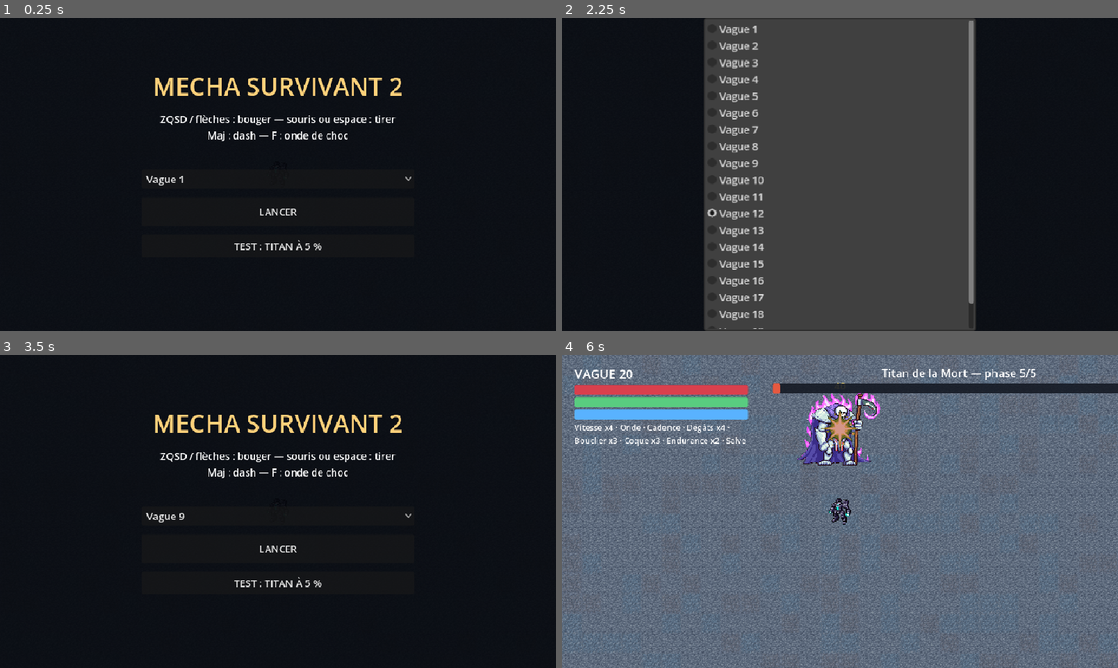
Above: before the commit, frames 1-4 (two rows, left to right).
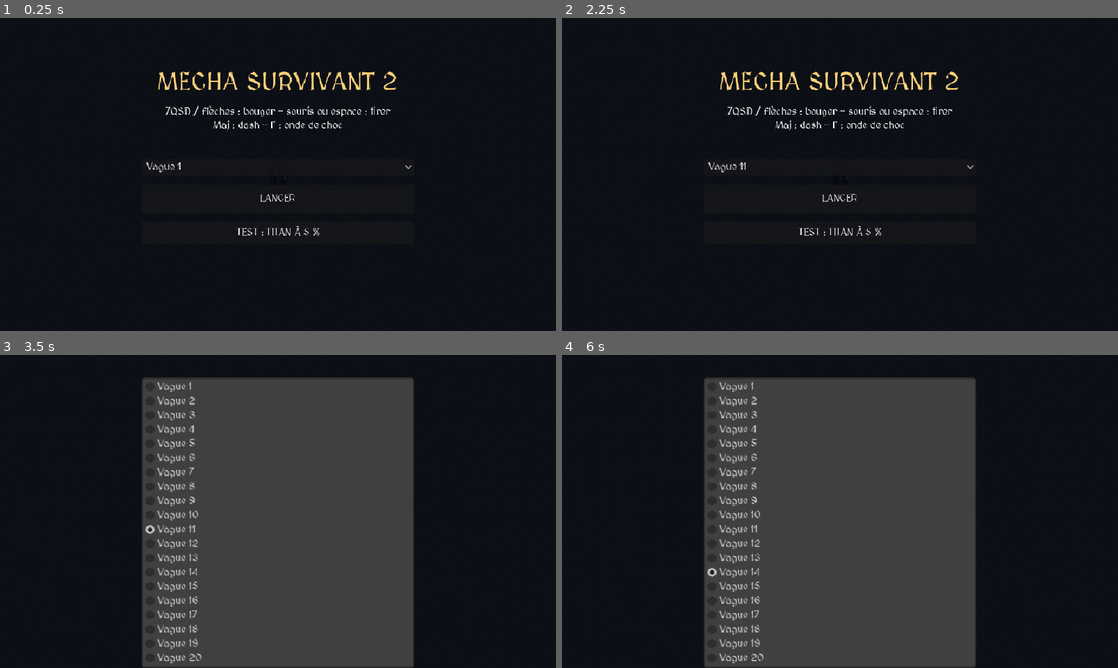
Above: after the commit, the same moments.

Repository: Gungagungi/games
Game: Godot game, scene res://scenes/main.tscn
Same seed, same stepped clock (60 frames per second), same inputs: the game is played once before the commit and once after it.
Inputs (mouse positions are in pixels of both pictures, inside the frame that each line leads up to):
- Up to frame 1 (0.25 s): no input
- Up to frame 2 (2.25 s): click "Vague 1" at 0.5 s; click "LANCER" at 1.25 s; click (840, 177) at 2 s, where only the run before the commit has a clickable "Vague 12"
- Up to frame 3 (3.5 s): click (278, 505) at 2.75 s, where only the run after the commit has a clickable "Vague 11"
- Up to frame 4 (6 s): click (840, 514) at 3.5 s, where only the run before the commit has a clickable "Vague 9"; click (840, 505) at 4.25 s, where only the run after the commit has a clickable "Vague 10"; click "TEST : TITAN À 5 %" at 5 s; click (840, 505) at 5.75 s, where only the run after the commit has a clickable "Vague 14"

The runs differ from the first frame. In frame 1, 3.4% of the frame differs, in the area x 26-74%, y 17-75%; in frame 2, 49%; in frame 3, 45%; in frame 4, 99%, in the area x 0-100%, y 0-100%.

Commit message:
mecha-survivant-2 : une UI médiévale et ses compétences
Le choix de pouvoir passe en trois colonnes : une carte par pouvoir, dont
l'icône monte de 32 à 96 px — c'était tout l'intérêt de l'agencement.

Toute l'UI est rendue en MedievalSharp (SIL OFL), posée en police par
défaut du projet : un seul réglage habille titre, HUD et écrans.

Le HUD gagne une barre de compétences en bas à gauche : icône, touche,
voile de recharge et secondes restantes. Le dash s'y grise aussi quand
l'endurance manque, la recharge finie ne suffisant pas, et l'onde de choc
n'occupe une case qu'une fois débloquée.

Co-Authored-By: Claude Opus 5 <noreply@anthropic.com>
Claude-Session: https://claude.ai/code/session_01NaXsLmfcxyhCQx3QSmnBRC

Diff:
--- a/mecha-survivant-2/godot/project.godot
+++ b/mecha-survivant-2/godot/project.godot
@@ -24,6 +24,10 @@
 window/size/viewport_height=504
 window/stretch/mode="canvas_items"
 window/stretch/aspect="expand"
+
+[gui]
+
+theme/custom_font="res://assets/fonts/MedievalSharp.ttf"
 
 [importer_defaults]
 
--- a/mecha-survivant-2/godot/scenes/ui/hud.gd
+++ b/mecha-survivant-2/godot/scenes/ui/hud.gd
@@ -13,6 +13,7 @@
 var _boss_box := VBoxContainer.new()
 var _boss_label := Label.new()
 var _boss_bar := ProgressBar.new()
+var _skills := SkillBar.new()
 
 func _ready() -> void:
 	layer = 10
@@ -41,6 +42,9 @@
 	_boss_box.add_child(_styled(_boss_bar, Color(0.9, 0.35, 0.25), 600.0))
 	_boss_box.visible = false
 	add_child(_boss_box)
+
+	_skills.player = player
+	add_child(_skills)
 
 	EventBus.player_stats_changed.connect(_refresh)
 	EventBus.wave_started.connect(_on_wave_started)
--- /dev/null
+++ b/mecha-survivant-2/godot/scenes/ui/skill_bar.gd
@@ -0,0 +1,161 @@
+class_name SkillBar
+extends Control
+## Barre des compétences actives, en bas à gauche : icône, touche et temps de
+## recharge restant.
+##
+## La barre lit l'état du joueur à chaque frame plutôt que d'écouter des
+## signaux : un compte à rebours n'émet rien, il s'affiche en continu. Une
+## compétence non débloquée (l'onde de choc avant le pouvoir « aoe ») n'occupe
+## pas de case — la barre grandit quand le mech grandit.
+##
+## Les icônes viennent de `ui_upgrades.png`, par le rang du pouvoir dans
+## `UpgradeManager.ALL` : l'onde de choc a la sienne, le dash emprunte celle des
+## propulseurs (`speed`), faute de case dédiée dans la planche.
+
+const SLOT := 64.0
+const GAP := 10.0
+const MARGIN := Vector2(20.0, -16.0) ## depuis le coin bas-gauche de l'écran
+const ICON_SHEET := "ui_upgrades"
+const ICON_SIZE := 32
+
+## `icon` = id de pouvoir dont la case sert d'icône ; `key` = touche affichée.
+const SKILLS := [
+	{"id": "dash", "icon": "speed", "key": "MAJ", "label": "Dash"},
+	{"id": "shockwave", "icon": "aoe", "key": "F", "label": "Onde"},
+]
+
+var player: Player
+
+var _slots: Array[Control] = []
+
+func _ready() -> void:
+	set_anchors_preset(Control.PRESET_BOTTOM_LEFT)
+	offset_left = MARGIN.x
+	offset_top = MARGIN.y
+	mouse_filter = Control.MOUSE_FILTER_IGNORE
+	for skill in SKILLS:
+		var slot := _make_slot(skill)
+		add_child(slot)
+		_slots.append(slot)
+
+func _process(_delta: float) -> void:
+	if player == null:
+		return
+	var x := 0.0
+	for i in _slots.size():
+		var slot := _slots[i]
+		var skill: Dictionary = SKILLS[i]
+		slot.visible = _available(str(skill["id"]))
+		if not slot.visible:
+			continue
+		slot.position = Vector2(x, -SLOT)
+		x += SLOT + GAP
+		var id := str(skill["id"])
+		slot.set_meta("cooldown", _cooldown(id))
+		slot.set_meta("ready", _ready_to_use(id))
+		(slot.get_node("Overlay") as Control).queue_redraw()
+		var left := _seconds_left(id)
+		var timer := slot.get_node("Timer") as Label
+		timer.text = "" if left <= 0.0 else ("%.1f" % left)
+
+## Une compétence toujours disponible (le dash) contre une compétence à
+## débloquer (l'onde de choc).
+func _available(id: String) -> bool:
+	return id != "shockwave" or player.aoe_unlocked
+
+## Part de recharge restante, de 1 (à peine lancée) à 0 (prête).
+func _cooldown(id: String) -> float:
+	if id == "dash":
+		return player.dash_cd / Player.DASH_COOLDOWN
+	return player.aoe_cd / Player.AOE_COOLDOWN
+
+## Le dash coûte de l'endurance : recharge finie ne veut pas dire utilisable.
+func _ready_to_use(id: String) -> bool:
+	if id == "dash":
+		return player.dash_cd <= 0.0 and player.stamina >= Player.DASH_COST
+	return player.aoe_cd <= 0.0
+
+func _make_slot(skill: Dictionary) -> Control:
+	var slot := Control.new()
+	slot.custom_minimum_size = Vector2(SLOT, SLOT)
+	slot.size = Vector2(SLOT, SLOT)
+	slot.mouse_filter = Control.MOUSE_FILTER_IGNORE
+	slot.set_meta("cooldown", 0.0)
+	slot.set_meta("ready", true)
+	slot.draw.connect(_draw_background.bind(slot))
+
+	var icon := _icon_for(str(skill["icon"]))
+	if icon != null:
+		var tex := TextureRect.new()
+		tex.texture = icon
+		tex.position = Vector2(8, 4)
+		tex.size = Vector2(SLOT - 16, SLOT - 24)
+		tex.stretch_mode = TextureRect.STRETCH_KEEP_ASPECT_CENTERED
+		tex.texture_filter = CanvasItem.TEXTURE_FILTER_NEAREST
+		tex.mouse_filter = Control.MOUSE_FILTER_IGNORE
+		slot.add_child(tex)
+
+	var overlay := Control.new()
+	overlay.name = "Overlay"
+	overlay.size = Vector2(SLOT, SLOT)
+	overlay.mouse_filter = Control.MOUSE_FILTER_IGNORE
+	overlay.draw.connect(_draw_overlay.bind(overlay, slot))
+	slot.add_child(overlay)
+
+	var timer := Label.new()
+	timer.name = "Timer"
+	timer.add_theme_font_size_override("font_size", 18)
+	timer.add_theme_color_override("font_outline_color", Color(0.02, 0.03, 0.05))
+	timer.add_theme_constant_override("outline_size", 6)
+	timer.size = Vector2(SLOT, 22)
+	timer.position = Vector2(0, SLOT * 0.5 - 17)
+	timer.horizontal_alignment = HORIZONTAL_ALIGNMENT_CENTER
+	timer.mouse_filter = Control.MOUSE_FILTER_IGNORE
+	slot.add_child(timer)
+
+	var key := Label.new()
+	key.text = str(skill["key"])
+	key.add_theme_font_size_override("font_size", 12)
+	key.add_theme_color_override("font_color", Color(0.82, 0.78, 0.66))
+	key.position = Vector2(0, SLOT - 19)
+	key.size = Vector2(SLOT, 16)
+	key.horizontal_alignment = HORIZONTAL_ALIGNMENT_CENTER
+	key.mouse_filter = Control.MOUSE_FILTER_IGNORE
+	slot.add_child(key)
+	return slot
+
+## Le fond se peint avant les enfants (Godot dessine un CanvasItem puis sa
+## descendance) ; le voile de recharge et le cadre passent donc par un enfant
+## `Overlay` placé après l'icône, sans quoi l'icône les recouvrirait.
+func _draw_background(slot: Control) -> void:
+	slot.draw_rect(Rect2(Vector2.ZERO, Vector2(SLOT, SLOT)), Color(0.08, 0.1, 0.14, 0.85))
+
+func _draw_overlay(overlay: Control, slot: Control) -> void:
+	var rect := Rect2(Vector2.ZERO, Vector2(SLOT, SLOT))
+	var ready_now: bool = slot.get_meta("ready")
+	var cd: float = clampf(slot.get_meta("cooldown"), 0.0, 1.0)
+	if cd > 0.0:
+		var h := SLOT * cd
+		overlay.draw_rect(Rect2(0.0, SLOT - h, SLOT, h), Color(0.02, 0.03, 0.05, 0.7))
+	elif not ready_now:
+		overlay.draw_rect(rect, Color(0.02, 0.03, 0.05, 0.45))
+	var border := Color(0.85, 0.72, 0.35) if ready_now else Color(0.3, 0.34, 0.42)
+	overlay.draw_rect(rect, border, false, 2.0)
+
+## Secondes de recharge restantes, 0 si la compétence est prête.
+func _seconds_left(id: String) -> float:
+	return player.dash_cd if id == "dash" else player.aoe_cd
+
+func _icon_for(id: String) -> AtlasTexture:
+	var sheet := SpriteOrShape.sheet_texture(ICON_SHEET)
+	if sheet == null:
+		return null
+	var index := 0
+	for i in UpgradeManager.ALL.size():
+		if UpgradeManager.ALL[i]["id"] == id:
+			index = i
+			break
+	var icon := AtlasTexture.new()
+	icon.atlas = sheet
+	icon.region = Rect2(index * ICON_SIZE, 0, ICON_SIZE, ICON_SIZE)
+	return icon
--- a/mecha-survivant-2/godot/scenes/ui/upgrade_screen.gd
+++ b/mecha-survivant-2/godot/scenes/ui/upgrade_screen.gd
@@ -1,17 +1,21 @@
 class_name UpgradeScreen
 extends CanvasLayer
-## Trois pouvoirs tirés au sort entre deux vagues.
+## Trois pouvoirs tirés au sort entre deux vagues, présentés en trois colonnes.
 ##
-## Chaque bouton porte l'icône du pouvoir, découpée dans `ui_upgrades.png` : la
+## Chaque carte porte l'icône du pouvoir, découpée dans `ui_upgrades.png` : la
 ## case d'un pouvoir est son rang dans `UpgradeManager.ALL`, l'ordre du manifeste.
-## Sans la planche, les boutons restent purement textuels.
+## L'icône de 32 px est agrandie au plus proche voisin (`ICON_DISPLAY`) — c'est
+## tout l'intérêt des colonnes. Sans la planche, les cartes restent textuelles.
 
 signal upgrade_chosen(id: String)
 
 const ICON_SHEET := "ui_upgrades"
 const ICON_SIZE := 32
+const ICON_DISPLAY := 96
+const CARD := Vector2(248, 232)
+const COLUMNS := 3
 
-var _list := VBoxContainer.new()
+var _root := VBoxContainer.new()
 
 func _ready() -> void:
 	layer = 20
@@ -20,35 +24,76 @@
 	dim.color = Color(0.02, 0.03, 0.05, 0.85)
 	dim.set_anchors_preset(Control.PRESET_FULL_RECT)
 	add_child(dim)
-	_list.set_anchors_preset(Control.PRESET_CENTER)
-	_list.position = Vector2(-220, -140)
-	_list.custom_minimum_size = Vector2(440, 0)
-	_list.add_theme_constant_override("separation", 12)
-	add_child(_list)
+	_root.set_anchors_preset(Control.PRESET_CENTER)
+	_root.position = Vector2(-(CARD.x * COLUMNS + 32) * 0.5, -(CARD.y + 60) * 0.5)
+	_root.add_theme_constant_override("separation", 18)
+	add_child(_root)
 
 func present(choices: Array[Dictionary]) -> void:
-	for child in _list.get_children():
+	for child in _root.get_children():
 		child.queue_free()
 	var title := Label.new()
 	title.text = "CHOISIS UN POUVOIR"
-	title.add_theme_font_size_override("font_size", 26)
+	title.add_theme_font_size_override("font_size", 32)
 	title.horizontal_alignment = HORIZONTAL_ALIGNMENT_CENTER
-	_list.add_child(title)
+	title.custom_minimum_size = Vector2(CARD.x * COLUMNS + 32, 0)
+	_root.add_child(title)
+	var grid := GridContainer.new()
+	grid.columns = COLUMNS
+	grid.add_theme_constant_override("h_separation", 16)
+	_root.add_child(grid)
 	for up in choices:
-		var b := Button.new()
-		b.text = "%s\n%s" % [up["name"], up["desc"]]
-		b.custom_minimum_size = Vector2(440, 62)
-		var icon := _icon_for(str(up["id"]))
-		if icon != null:
-			b.icon = icon
-			b.expand_icon = false
-		var id: String = up["id"]
-		b.pressed.connect(func() -> void:
-			AudioManager.sfx("upgrade_pick")
-			visible = false
-			upgrade_chosen.emit(id))
-		_list.add_child(b)
+		grid.add_child(_card(up))
 	visible = true
+
+## Une carte = un bouton de la taille de la colonne, garni d'une colonne
+## icône / nom / description. Les enfants laissent passer la souris, sinon ils
+## mangeraient le clic destiné au bouton qui les porte.
+func _card(up: Dictionary) -> Button:
+	var b := Button.new()
+	b.custom_minimum_size = CARD
+	var box := VBoxContainer.new()
+	box.set_anchors_preset(Control.PRESET_FULL_RECT)
+	box.offset_left = 10
+	box.offset_right = -10
+	box.offset_top = 14
+	box.offset_bottom = -14
+	box.mouse_filter = Control.MOUSE_FILTER_IGNORE
+	box.add_theme_constant_override("separation", 10)
+	b.add_child(box)
+
+	var icon := _icon_for(str(up["id"]))
+	if icon != null:
+		var tex := TextureRect.new()
+		tex.texture = icon
+		tex.custom_minimum_size = Vector2(ICON_DISPLAY, ICON_DISPLAY)
+		tex.stretch_mode = TextureRect.STRETCH_KEEP_ASPECT_CENTERED
+		tex.texture_filter = CanvasItem.TEXTURE_FILTER_NEAREST
+		tex.mouse_filter = Control.MOUSE_FILTER_IGNORE
+		box.add_child(tex)
+
+	var name_label := Label.new()
+	name_label.text = str(up["name"])
+	name_label.add_theme_font_size_override("font_size", 20)
+	name_label.horizontal_alignment = HORIZONTAL_ALIGNMENT_CENTER
+	name_label.autowrap_mode = TextServer.AUTOWRAP_WORD_SMART
+	name_label.mouse_filter = Control.MOUSE_FILTER_IGNORE
+	box.add_child(name_label)
+
+	var desc := Label.new()
+	desc.text = str(up["desc"])
+	desc.add_theme_font_size_override("font_size", 14)
+	desc.horizontal_alignment = HORIZONTAL_ALIGNMENT_CENTER
+	desc.autowrap_mode = TextServer.AUTOWRAP_WORD_SMART
+	desc.mouse_filter = Control.MOUSE_FILTER_IGNORE
+	box.add_child(desc)
+
+	var id: String = up["id"]
+	b.pressed.connect(func() -> void:
+		AudioManager.sfx("upgrade_pick")
+		visible = false
+		upgrade_chosen.emit(id))
+	return b
 
 ## Icône d'un pouvoir, ou `null` tant que `ui_upgrades.png` n'est pas déposé.
 func _icon_for(id: String) -> AtlasTexture:
Not shown, added: mecha-survivant-2/godot/assets/fonts/MedievalSharp-OFL.txt
Binary file added: mecha-survivant-2/godot/assets/fonts/MedievalSharp.ttf
Not shown, added: mecha-survivant-2/godot/assets/fonts/MedievalSharp.ttf.import
Not shown, added: mecha-survivant-2/godot/scenes/ui/skill_bar.gd.uid
Not shown, changed: mecha-survivant-2/CLAUDE.md
Not shown, changed: mecha-survivant-2/godot/assets/MANIFEST.md
